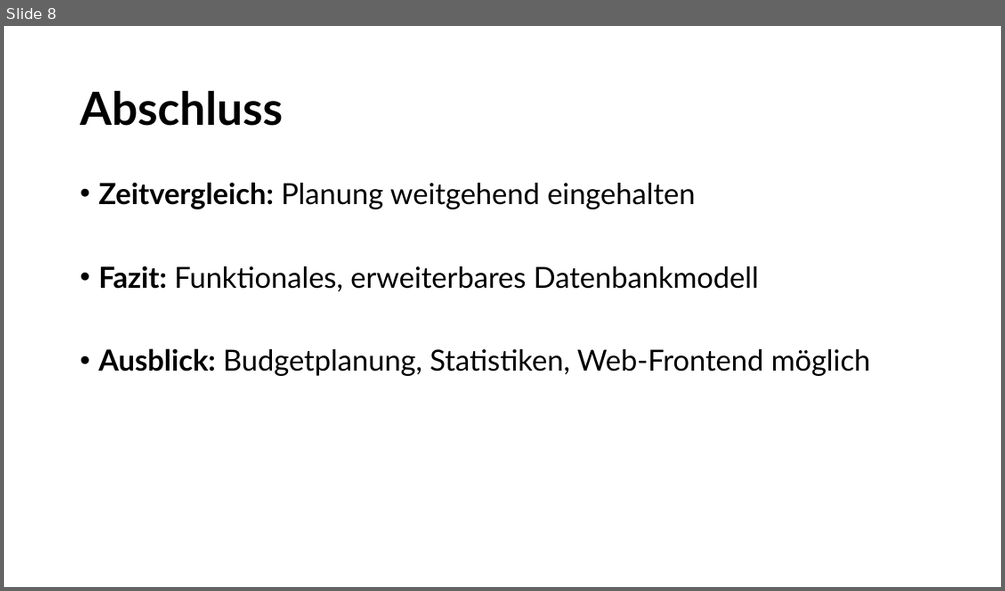
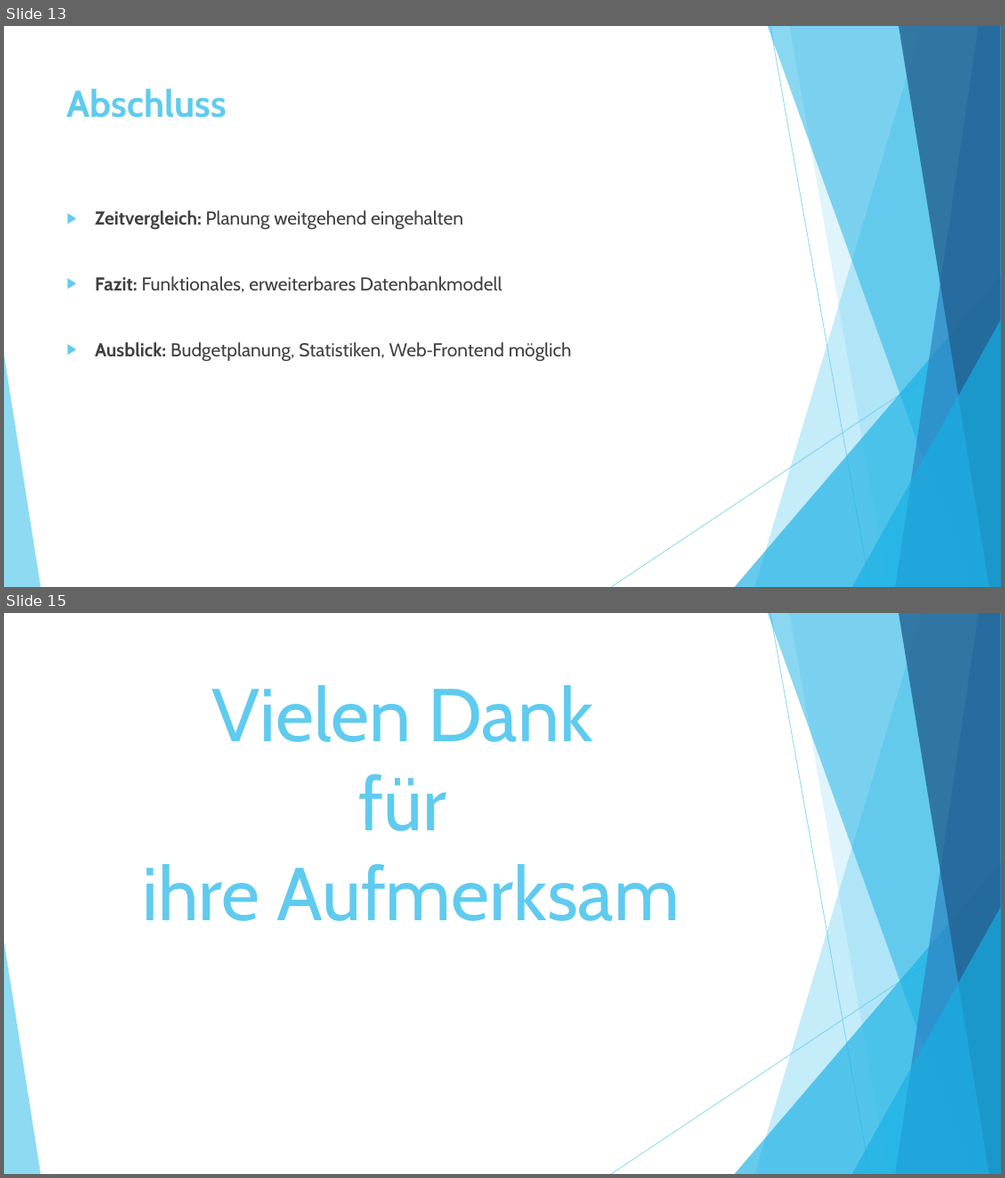
Before and after one commit to MaryGh20/Budgetverwaltungsssystem1, a slide deck: Doc/vorschlag1.pptx. Shown one above the other, each under a label of ours: slide 8 before the commit, slides 13 and 15 after it; the slides between them are not shown. The pictures are 1005x591 and 1005x1178 pixels, drawn with LibreOffice and Linux fonts; fonts in the diff are those of the drawing. Boxes give left, top, right and bottom in pixels: in the first picture for what was removed or moved away, otherwise in the second. Text is boxed around its words. In the diff, an @@ line names an element or a change of style, - is before the commit and + after.

```diff
--- a/Doc/vorschlag1.pptx
+++ b/Doc/vorschlag1.pptx
@@ slide 15 added at bbox=[4, 613, 1001, 1174], background #FFFFFF; not listed: 10 template elements that a slide beside it also shows @@
@@ title added at bbox=[142, 685, 680, 921], 72 pt, text #5FCBEF @@
+Vielen Dank
+für
+ihre Aufmerksam
@@ what was slide 8 is now slide 13 @@
@@ slide 13 changed as well @@
@@ title "Abschluss": place and size @@
-title "Abschluss" at bbox=[80, 91, 283, 126]
+title "Abschluss" at bbox=[67, 88, 226, 118]
@@ title "Abschluss" at bbox=[67, 88, 226, 118]: size 44 to 36 pt, font Lato to Cabin, text colour #000000 to #5FCBEF; line spacing 0.9 to 1; vertical alignment middle to top @@
@@ text "Zeitvergleich: Planung weitgehend eingehalten": place and size @@
-text "Zeitvergleich: Planung weitgehend eingehalten" at bbox=[98, 182, 871, 376]
+text "Zeitvergleich: Planung weitgehend eingehalten" at bbox=[95, 210, 572, 362]
@@ text "Zeitvergleich: Planung weitgehend eingehalten" at bbox=[95, 210, 572, 362]: size 28 to 18 pt, font Lato to Cabin, text colour #000000 to #404040; bullet • to ▶; line spacing 0.9 to 1 @@
@@ group added at bbox=[4, 26, 1001, 587]: 5 freeform shapes, 3 triangles, 2 lines @@
```
Also in this commit, not shown: 6 other slides changed, 7 other slides added, 2 slides removed.
